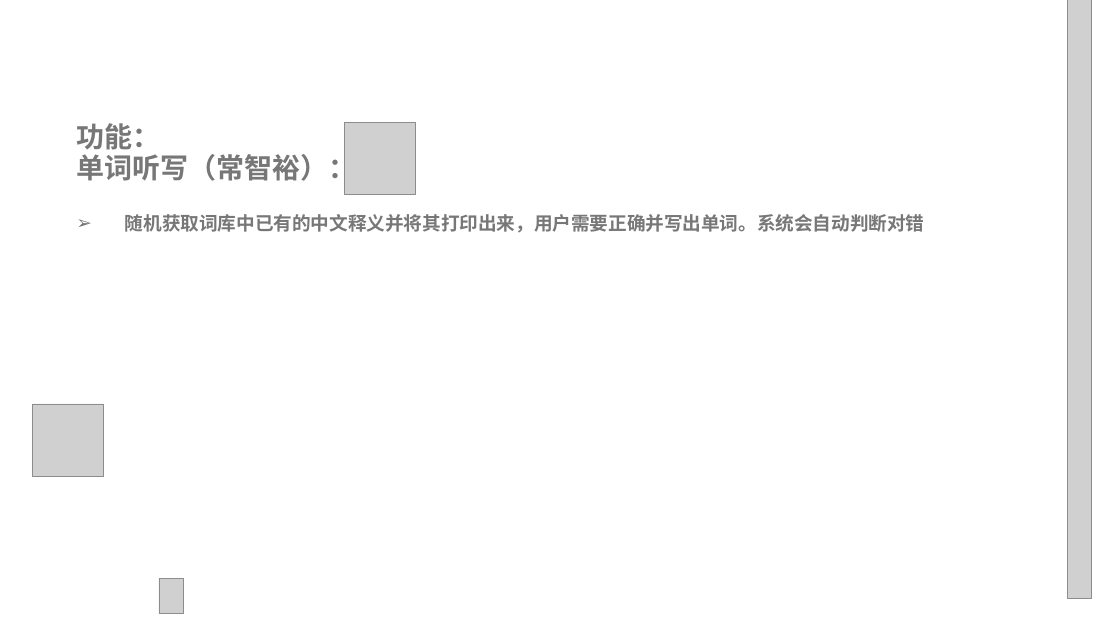
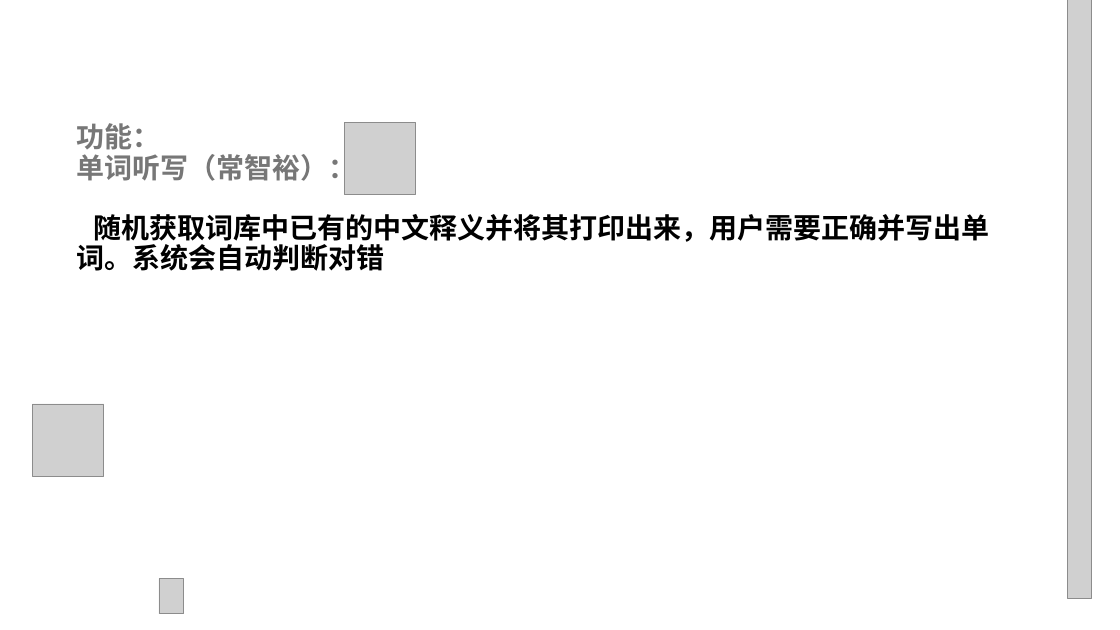
Before and after one commit to CC1AH/SummerTraining, a slide deck: slide 7 of 项目答辩总ppt.pptx (slide 6 before the commit). Drawn at 1120x630 pixels with LibreOffice and Linux fonts; fonts in the diff are those of the drawing; grey boxes stand for pictures; background and template pictures are left out. Boxes give left, top, right and bottom in pixels: in the first picture for what was removed or moved away, otherwise in the second. Text is boxed around its words. In the diff, an @@ line names an element or a change of style, - is before the commit and + after.

```diff
--- a/项目答辩总ppt.pptx
+++ b/项目答辩总ppt.pptx
@@ text at (76,214,989,271): size 16 to 24 pt, font Calibri to Noto Sans CJK SC, text colour #777777 to #000000 in "随机获取词库中已有的中文释义并将其打印出来，用户需要正确并写出单词。系统会自动判断对错"; bullet ➢ to none @@
```
Also in this commit, not shown: 3 other slides changed, 3 slides added, 1 slide removed.
